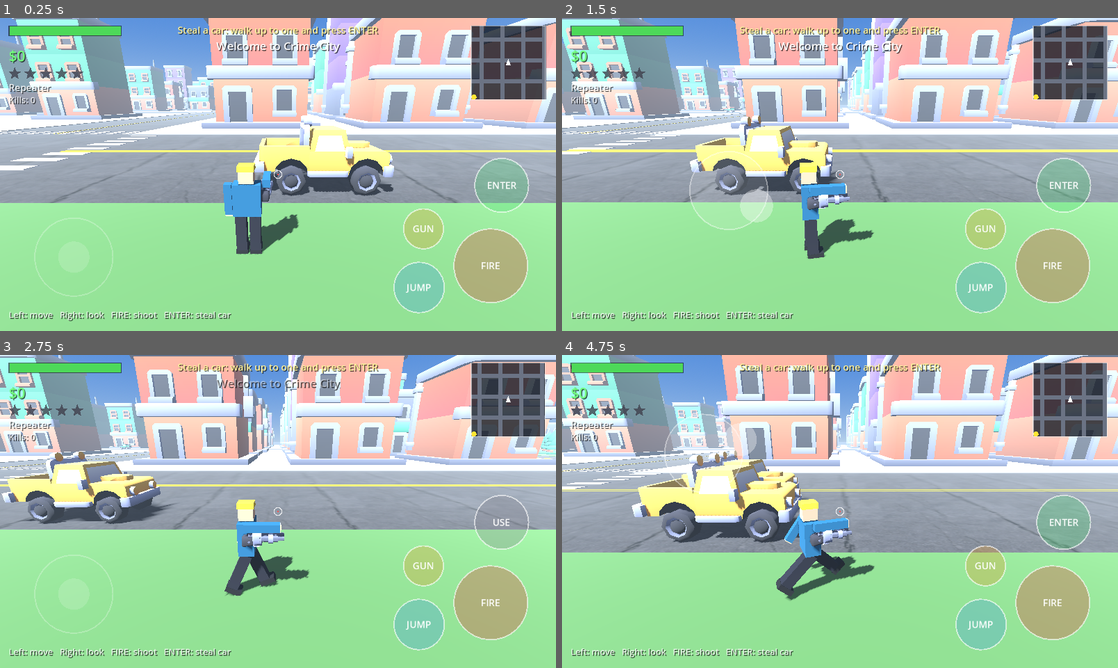
Above: before the commit, frames 1-4 (two rows, left to right).
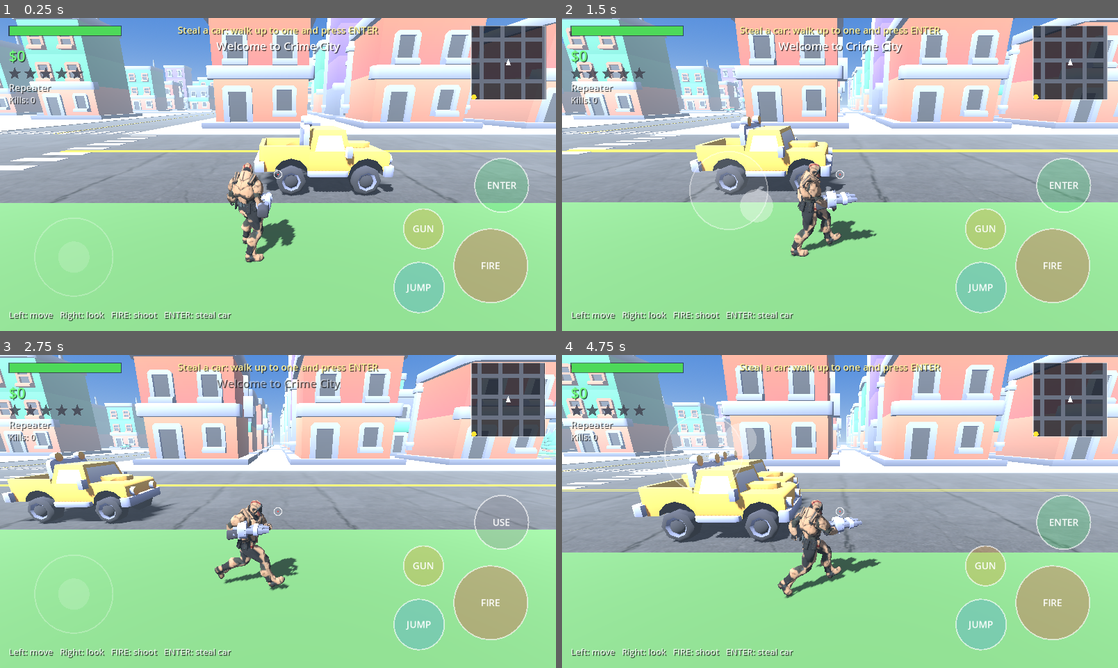
Above: after the commit, the same moments.

Repository: alikhanpkfhg/open-world-crime-city
Game: Godot game, scene res://scenes/main.tscn
Two runs of this game, one before a commit and one after it. Both use one fixed random seed, a clock stepped at 60 frames per second and the inputs below.
Inputs (mouse positions are in pixels of both pictures, inside the frame that each line leads up to):
- Up to frame 1 (0.25 s): no input
- Up to frame 2 (1.5 s): tap Enter at 0.5 s; move the mouse to (962, 158) at 0.52 s; hold D 0.53-1.25 s; hold F 0.53-1.25 s; click (962, 158) at 0.67 s; tap Space at 0.77 s; drag from (728, 190) to (812, 237) at 1.27 s
- Up to frame 3 (2.75 s): move the mouse to (333, 442) at 2.02 s; hold D from 2.03 s (still down); tap E at 2.1 s
- Up to frame 4 (4.75 s): release D at 2.75 s; drag from (812, 574) to (673, 464) at 2.77 s; move the mouse to (1006, 558) at 3.52 s; hold A 3.53-4.25 s; hold F 3.53-4.25 s; tap Space at 3.77 s; drag from (673, 464) to (756, 433) at 4.27 s

The runs differ from the first frame. In frame 1, 2.0% of the frame differs, in the area x 40-54%, y 46-79%; in frame 2, 1.8%; in frame 3, 2.3%, in the area x 38-56%, y 46-78%; in frame 4, 2.2%.

Commit message:
Use real rigged characters for player and pedestrians
Replace the box humanoid with Mixamo's "Vanguard" soldier and "X Bot"
robot GLBs (from the three.js example assets): idle/walk/run clips,
per-pedestrian tint and scale, gun mounted on the right-hand bone, and
corpses that tumble as a real model in a rigid body. char_model.gd falls
back to the old blocky humanoid and box ragdoll if a GLB is missing.

Diff:
--- /dev/null
+++ b/scripts/char_model.gd
@@ -0,0 +1,256 @@
+extends RefCounted
+# Real rigged, animated characters: Mixamo's "Vanguard" soldier and "X Bot"
+# robot, the free Mixamo models shipped with the three.js example assets.
+# Each GLB carries idle/walk/run clips; if a model is missing the blocky
+# humanoid in humanoid.gd is used instead so the game always runs.
+
+const H = preload("res://scripts/humanoid.gd")
+
+const SOLDIER: String = "res://models/chars/soldier.glb"
+const ROBOT: String = "res://models/chars/xbot.glb"
+
+# Both models are authored at human scale (about 1.8 m) with their feet at the
+# origin and facing -Z, which is Godot's forward, so they need no fitting.
+const HAND_BONE: String = "mixamorig_RightHand"
+
+
+static func pick(path: String = "") -> String:
+	if path != "" and ResourceLoader.exists(path):
+		return path
+	var pool: Array = []
+	if ResourceLoader.exists(SOLDIER):
+		pool.append(SOLDIER)
+	if ResourceLoader.exists(ROBOT):
+		pool.append(ROBOT)
+	if pool.is_empty():
+		return ""
+	return pool[randi() % pool.size()]
+
+
+# Instantiates the model at path. Falls back to a blocky humanoid when the
+# model can't load. Returns {root, anim, hand, clip_idle, clip_walk,
+# clip_run, cur, path, fallback, parts, colors, phase}.
+static func build(path: String, shirt: Color, pants: Color, skin: Color, cap: Color = Color(0, 0, 0, 0), scale: float = 1.0) -> Dictionary:
+	var rig := {
+		"root": null,
+		"anim": null,
+		"hand": null,
+		"clip_idle": &"",
+		"clip_walk": &"",
+		"clip_run": &"",
+		"cur": &"",
+		"path": "",
+		"fallback": true,
+		"parts": {},
+		"colors": [shirt, pants, skin],
+		"phase": 0.0,
+	}
+	var inst: Node3D = _instance(path)
+	if inst == null:
+		rig["parts"] = H.build(shirt, pants, skin, cap)
+		rig["root"] = rig["parts"]["root"]
+		return rig
+	var holder := Node3D.new()
+	if absf(scale - 1.0) > 0.001:
+		holder.scale = Vector3(scale, scale, scale)
+	holder.add_child(inst)
+	var ap: AnimationPlayer = _anim_player(inst)
+	var clips := {"idle": &"", "walk": &"", "run": &""}
+	if ap != null:
+		clips = _detect_clips(ap)
+	rig["root"] = holder
+	rig["anim"] = ap
+	rig["clip_idle"] = clips["idle"]
+	rig["clip_walk"] = clips["walk"]
+	rig["clip_run"] = clips["run"]
+	rig["path"] = path
+	rig["fallback"] = false
+	rig["hand"] = _hand(inst)
+	return rig
+
+
+static func _instance(path: String) -> Node3D:
+	if path == "" or not ResourceLoader.exists(path):
+		return null
+	var ps: PackedScene = load(path) as PackedScene
+	if ps == null:
+		return null
+	var n: Node = ps.instantiate()
+	if n is Node3D:
+		return n as Node3D
+	n.free()
+	return null
+
+
+static func _anim_player(inst: Node) -> AnimationPlayer:
+	var best: AnimationPlayer = null
+	var best_n: int = -1
+	for n in inst.find_children("*", "AnimationPlayer", true, false):
+		var ap: AnimationPlayer = n as AnimationPlayer
+		if ap == null:
+			continue
+		var c: int = ap.get_animation_list().size()
+		if c > best_n:
+			best_n = c
+			best = ap
+	return best
+
+
+# Picks idle/walk/run from the imported clip names (case-insensitive) and makes
+# them loop - glTF carries no looping flag, so they would play once otherwise.
+static func _detect_clips(ap: AnimationPlayer) -> Dictionary:
+	var out := {"idle": &"", "walk": &"", "run": &""}
+	var names: Array = ap.get_animation_list()
+	for nm in names:
+		var key: String = String(nm).to_lower()
+		var a: Animation = ap.get_animation(nm)
+		if a != null:
+			a.loop_mode = Animation.LOOP_LINEAR
+		if out["idle"] == &"" and (key.contains("idle") or key.contains("breath") or key.contains("stand")):
+			out["idle"] = nm
+		if out["walk"] == &"" and key.contains("walk"):
+			out["walk"] = nm
+		if out["run"] == &"" and (key.contains("run") or key.contains("jog") or key.contains("sprint")):
+			out["run"] = nm
+	if out["idle"] == &"" and not names.is_empty():
+		out["idle"] = names[0]
+	if out["walk"] == &"":
+		out["walk"] = out["run"]
+	if out["run"] == &"":
+		out["run"] = out["walk"]
+	return out
+
+
+# A marker in the right hand; the player mounts its gun there and aims it.
+static func _hand(inst: Node3D) -> Node3D:
+	var skel: Skeleton3D = null
+	for n in inst.find_children("*", "Skeleton3D", true, false):
+		skel = n as Skeleton3D
+		break
+	if skel == null:
+		return null
+	var idx: int = skel.find_bone(HAND_BONE)
+	if idx < 0:
+		for i in range(skel.get_bone_count()):
+			var bn: String = skel.get_bone_name(i).to_lower()
+			if bn.contains("right") and bn.contains("hand") and not bn.contains("thumb") and not bn.contains("index") and not bn.contains("middle") and not bn.contains("ring") and not bn.contains("pinky"):
+				idx = i
+				break
+	if idx < 0:
+		return null
+	var att := BoneAttachment3D.new()
+	skel.add_child(att)
+	att.bone_name = skel.get_bone_name(idx)
+	return att
+
+
+# Recolours a model by multiplying its albedo (used to vary pedestrians).
+static func tint(rig: Dictionary, color: Color) -> void:
+	if rig.get("fallback", true):
+		return
+	var root: Node = rig.get("root", null)
+	if root == null:
+		return
+	for m in root.find_children("*", "MeshInstance3D", true, false):
+		var mi: MeshInstance3D = m as MeshInstance3D
+		if mi.mesh == null:
+			continue
+		for i in range(mi.mesh.get_surface_count()):
+			var src: Material = mi.mesh.surface_get_material(i)
+			if src is StandardMaterial3D:
+				var mat: StandardMaterial3D = (src as StandardMaterial3D).duplicate()
+				mat.albedo_color = Color(color.r, color.g, color.b, 1.0)
+				mi.set_surface_override_material(i, mat)
+
+
+# Picks the idle/walk/run clip for the current ground speed.
+static func animate(rig: Dictionary, speed: float, aim: bool, dt: float) -> void:
+	if rig.get("fallback", true):
+		var parts: Dictionary = rig.get("parts", {})
+		rig["phase"] = float(rig.get("phase", 0.0)) + speed * dt * 2.4
+		H.animate(parts, rig["phase"], clampf(speed / 5.0, 0.25, 1.4), aim)
+		return
+	var ap: AnimationPlayer = rig.get("anim", null) as AnimationPlayer
+	if ap == null:
+		return
+	var c_idle: StringName = rig["clip_idle"]
+	var c_walk: StringName = rig["clip_walk"]
+	var c_run: StringName = rig["clip_run"]
+	var want: StringName = c_idle
+	var sp: float = 1.0
+	if speed < 0.3:
+		want = c_idle
+		sp = 1.0
+	elif speed < 3.4 and c_walk != &"":
+		want = c_walk
+		sp = clampf(speed / 1.7, 0.7, 2.2)
+	elif c_run != &"":
+		want = c_run
+		sp = clampf(speed / 6.0, 0.7, 1.9)
+	if want == &"":
+		return
+	if rig["cur"] != want:
+		rig["cur"] = want
+		ap.play(want, 0.25)
+	ap.speed_scale = sp
+
+
+# Freezes the animation of a model that is far away (cheap for crowds).
+static func pause(rig: Dictionary, frozen: bool) -> void:
+	var ap: AnimationPlayer = rig.get("anim", null) as AnimationPlayer
+	if ap != null:
+		ap.speed_scale = 0.0 if frozen else 1.0
+
+
+# Spawns a physical corpse: the real model frozen mid-stride inside a
+# tumbling rigid body, or the jointed box ragdoll when models are missing.
+static func spawn_corpse(parent: Node, rig: Dictionary, xf: Transform3D, vel: Vector3) -> void:
+	if rig.get("fallback", true) or String(rig.get("path", "")) == "":
+		H.spawn_ragdoll(parent, xf, rig.get("colors", H.random_colors()), vel)
+		return
+	var tree: SceneTree = parent.get_tree()
+	if tree == null:
+		return
+	var old: Array = tree.get_nodes_in_group("ragdoll_root")
+	while old.size() >= 6:
+		var o: Node = old[0] as Node
+		old.pop_front()
+		if is_instance_valid(o):
+			o.queue_free()
+	var rag := Node3D.new()
+	rag.add_to_group("ragdoll_root")
+	parent.add_child(rag)
+	rag.global_transform = xf
+	var rb := RigidBody3D.new()
+	rb.mass = 70.0
+	rb.collision_layer = 8
+	rb.collision_mask = 5
+	rb.linear_damp = 0.2
+	rb.angular_damp = 1.0
+	rb.position = Vector3(0.0, 0.9, 0.0)
+	var cs := CollisionShape3D.new()
+	var cap := CapsuleShape3D.new()
+	cap.radius = 0.33
+	cap.height = 1.6
+	cs.shape = cap
+	rb.add_child(cs)
+	rag.add_child(rb)
+	var corpse: Dictionary = build(String(rig["path"]), Color.WHITE, Color.WHITE, Color.WHITE)
+	var vis: Node = corpse.get("root", null) as Node
+	if vis != null:
+		(vis as Node3D).position = Vector3(0.0, -0.9, 0.0)
+		rb.add_child(vis)
+	var cap_anim: AnimationPlayer = corpse.get("anim", null) as AnimationPlayer
+	if cap_anim != null:
+		var clip: StringName = corpse["clip_run"]
+		if clip == &"":
+			clip = corpse["clip_walk"]
+		if clip == &"":
+			clip = corpse["clip_idle"]
+		if clip != &"":
+			cap_anim.play(clip)
+			cap_anim.seek(randf() * 0.4, true)
+			cap_anim.pause()
+	rb.linear_velocity = vel + Vector3(0.0, 1.2, 0.0)
+	rb.angular_velocity = Vector3(randf_range(-3.0, 3.0), randf_range(-3.0, 3.0), randf_range(-3.0, 3.0))
+	tree.create_timer(20.0).timeout.connect(rag.queue_free)
--- a/scripts/ped.gd
+++ b/scripts/ped.gd
@@ -3,6 +3,7 @@
 
 const U = preload("res://scripts/util.gd")
 const H = preload("res://scripts/humanoid.gd")
+const C = preload("res://scripts/char_model.gd")
 const PickupScript = preload("res://scripts/pickup.gd")
 
 var parts: Dictionary = {}
@@ -16,7 +17,6 @@
 var speed: float = 1.6
 var panic: float = 0.0
 var hp: float = 50.0
-var phase: float = 0.0
 var dead: bool = false
 
 
@@ -32,11 +32,12 @@
 	cs.position = Vector3(0.0, 0.9, 0.0)
 	add_child(cs)
 	colors = H.random_colors()
-	parts = H.build(colors[0], colors[1], colors[2])
+	parts = C.build(C.pick(), colors[0], colors[1], colors[2], Color(0, 0, 0, 0), randf_range(0.94, 1.06))
+	if not parts["fallback"]:
+		C.tint(parts, colors[0].lerp(Color.WHITE, 0.35))
 	model = parts["root"]
 	add_child(model)
 	speed = randf_range(1.3, 2.0)
-	phase = randf() * 6.0
 
 
 func place(i: int, j: int) -> void:
@@ -94,8 +95,9 @@
 	global_position.y = U.CURB
 	rotation.y = lerp_angle(rotation.y, atan2(-dirv.x, -dirv.z), minf(1.0, 8.0 * dt))
 	if near:
-		phase += sp * dt * 3.0
-		H.animate(parts, phase, clampf(sp / 2.0, 0.4, 1.4), false)
+		C.animate(parts, sp, false, dt)
+	else:
+		C.pause(parts, true)
 
 
 func take_damage(amount: float, dir: Vector3, by_player: bool) -> void:
@@ -126,7 +128,7 @@
 		return
 	dead = true
 	var parent: Node = get_parent()
-	H.spawn_ragdoll(parent, model.global_transform, colors, impulse)
+	C.spawn_corpse(parent, parts, model.global_transform, impulse)
 	var pk = PickupScript.new()
 	pk.kind = "cash"
 	pk.value = randi_range(15, 90)
--- a/scripts/player.gd
+++ b/scripts/player.gd
@@ -2,7 +2,10 @@
 # The player on foot. Also owns the third-person camera (and keeps following the car).
 
 const U = preload("res://scripts/util.gd")
-const H = preload("res://scripts/humanoid.gd")
+const C = preload("res://scripts/char_model.gd")
+
+# Some gun models point +Z; flip this one line if a weapon looks back to front.
+const GUN_YAW: float = PI
 
 const WEAPONS: Array = [
 	{"name": "Repeater", "model": preload("res://models/weapons/blaster-repeater.glb"), "dmg": 14.0, "cd": 0.12, "pellets": 1, "spread": 0.012, "range": 75.0, "snd": "res://audio/blaster_repeater.ogg"},
@@ -13,6 +16,7 @@
 var dead: bool = false
 var parts: Dictionary = {}
 var model: Node3D
+var hand_ref: Node3D
 var gun_holder: Node3D
 var guns: Array = []
 var wi: int = 0
@@ -23,7 +27,6 @@
 var in_car = null
 var near_car = null
 var jump_req: bool = false
-var phase: float = 0.0
 var pick_t: float = 0.0
 var spawn_pos: Vector3 = Vector3(-3.0, 0.2, 16.0)
 var skin: Color = Color(0.9, 0.72, 0.58)
@@ -42,16 +45,17 @@
 	cs.shape = cap
 	cs.position = Vector3(0.0, 0.9, 0.0)
 	add_child(cs)
-	parts = H.build(Color(0.12, 0.42, 0.58), Color(0.12, 0.12, 0.16), skin, Color(0.95, 0.8, 0.2))
+	parts = C.build(C.SOLDIER, Color(0.12, 0.42, 0.58), Color(0.12, 0.12, 0.16), skin, Color(0.95, 0.8, 0.2))
 	model = parts["root"]
 	add_child(model)
+	hand_ref = parts.get("hand", null) as Node3D
 	gun_holder = Node3D.new()
 	gun_holder.position = Vector3(0.3, 1.14, -0.3)
 	model.add_child(gun_holder)
 	for w in WEAPONS:
 		var g: Node3D = U.fit_len(w["model"], 0.7)
-		g.rotation.y = PI
-		g.position = Vector3(0.0, -0.1, 0.0)
+		g.rotation.y = GUN_YAW
+		g.position = Vector3(0.0, -0.06, -0.12)
 		g.visible = false
 		gun_holder.add_child(g)
 		guns.append(g)
@@ -145,9 +149,17 @@
 	elif dir.length() > 0.1:
 		face = atan2(-dir.x, -dir.z)
 	model.rotation.y = lerp_angle(model.rotation.y, face, minf(1.0, 12.0 * dt))
+	_mount_gun()
 	var spd: float = hv.length()
-	phase += spd * dt * 2.4
-	H.animate(parts, phase, clampf(spd / 5.0, 0.0, 1.0), true)
+	C.animate(parts, spd, G.fire_held(), dt)
+
+
+# Keeps the gun at the character's right hand, aimed where the body faces.
+func _mount_gun() -> void:
+	if hand_ref == null or not is_instance_valid(hand_ref):
+		return
+	gun_holder.global_position = hand_ref.global_position
+	gun_holder.global_basis = Basis(Vector3.UP, model.rotation.y)
 
 
 func _find_car() -> void:
@@ -313,7 +325,7 @@
 	dead = true
 	if in_car != null:
 		exit_car(true)
-	H.spawn_ragdoll(get_parent(), model.global_transform, [Color(0.12, 0.42, 0.58), Color(0.12, 0.12, 0.16), skin], Vector3(0.0, 3.0, 0.0))
+	C.spawn_corpse(get_parent(), parts, model.global_transform, Vector3(0.0, 3.0, 0.0))
 	model.visible = false
 	collision_layer = 0
 	collision_mask = 0
Binary file added: models/chars/soldier.glb
Binary file added: models/chars/xbot.glb
